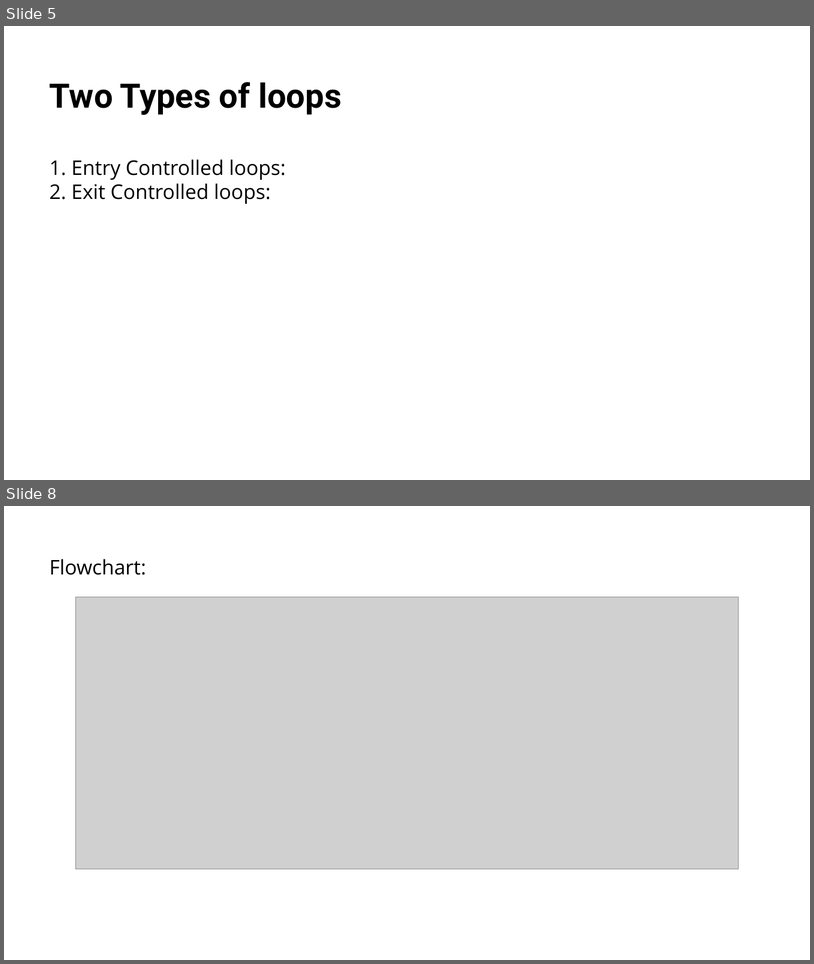
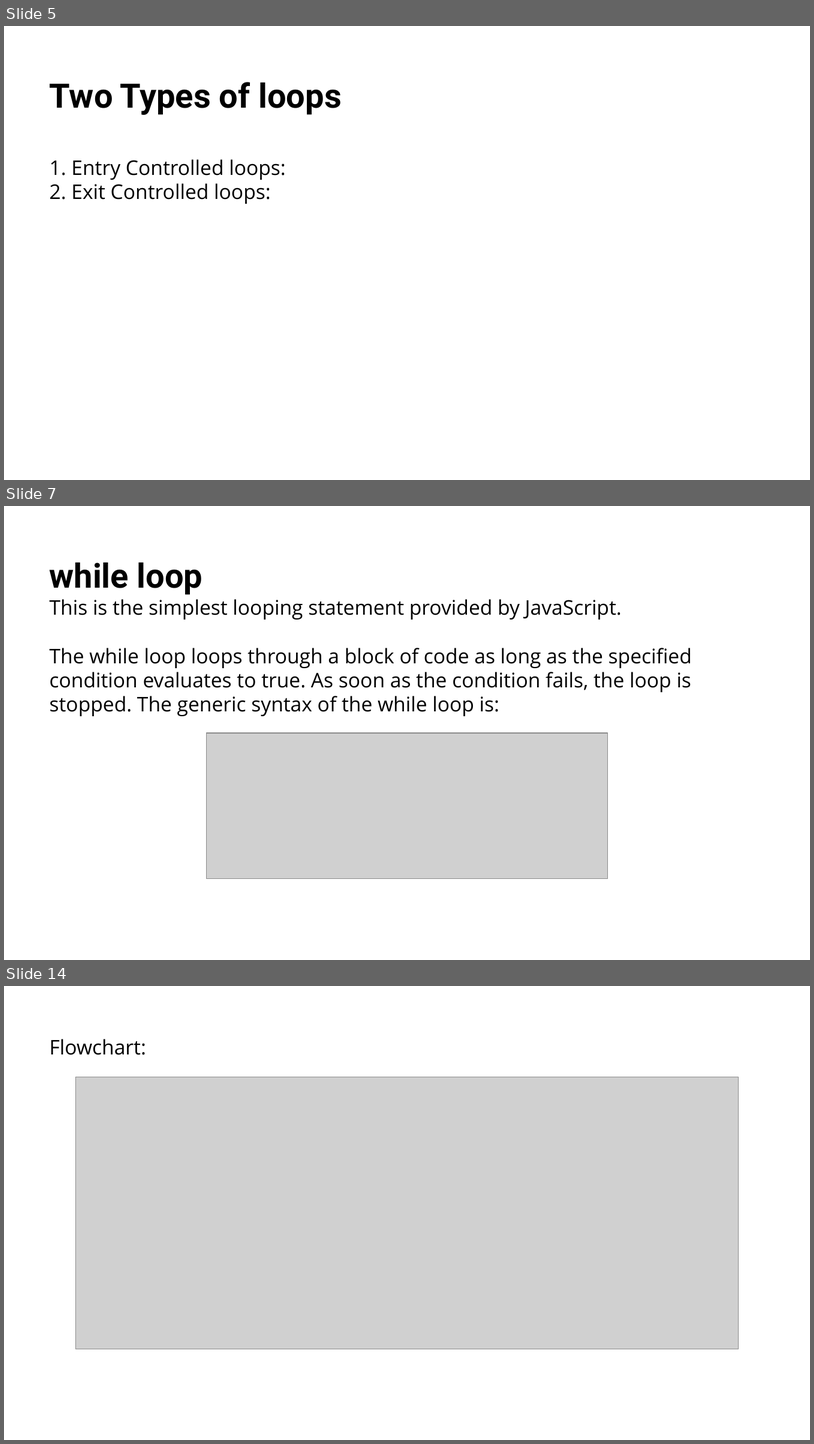
Before and after one commit to RostyslavSynenko/Lv-469.NodeJS, a slide deck: presentations/Loops. Error Handling, Strict mode.pptx. Shown one above the other, each under a label of ours: slides 5 and 8 before the commit, slides 5, 7 and 14 after it; the slides between them are not shown. The pictures are 814x964 and 814x1444 pixels, drawn with LibreOffice and Linux fonts; fonts in the diff are those of the drawing; grey boxes stand for pictures; background and template pictures are left out. Boxes give left, top, right and bottom in pixels: in the first picture for what was removed or moved away, otherwise in the second. Text is boxed around its words. In the diff, an @@ line names an element or a change of style, - is before the commit and + after.

Commit message:
add presentation Loops. Error Handling, Strict mode

```diff
--- a/presentations/Loops. Error Handling, Strict mode.pptx
+++ b/presentations/Loops. Error Handling, Strict mode.pptx
@@ slide 7 added at [4, 506, 810, 960], background #FFFFFF @@
@@ title added at [50, 562, 692, 716], 24 pt, text #000000 @@
+while loop
+This is the simplest looping statement provided by JavaScript.
+The while loop loops through a block of code as long as the specified condition evaluates to true. As soon as the condition fails, the loop is stopped. The generic syntax of the while loop is:
@@ picture added at [207, 733, 608, 879] @@
@@ what was slide 8 is now slide 14 @@
```
Also in this commit, not shown: 5 slides changed, 34 other slides added.
